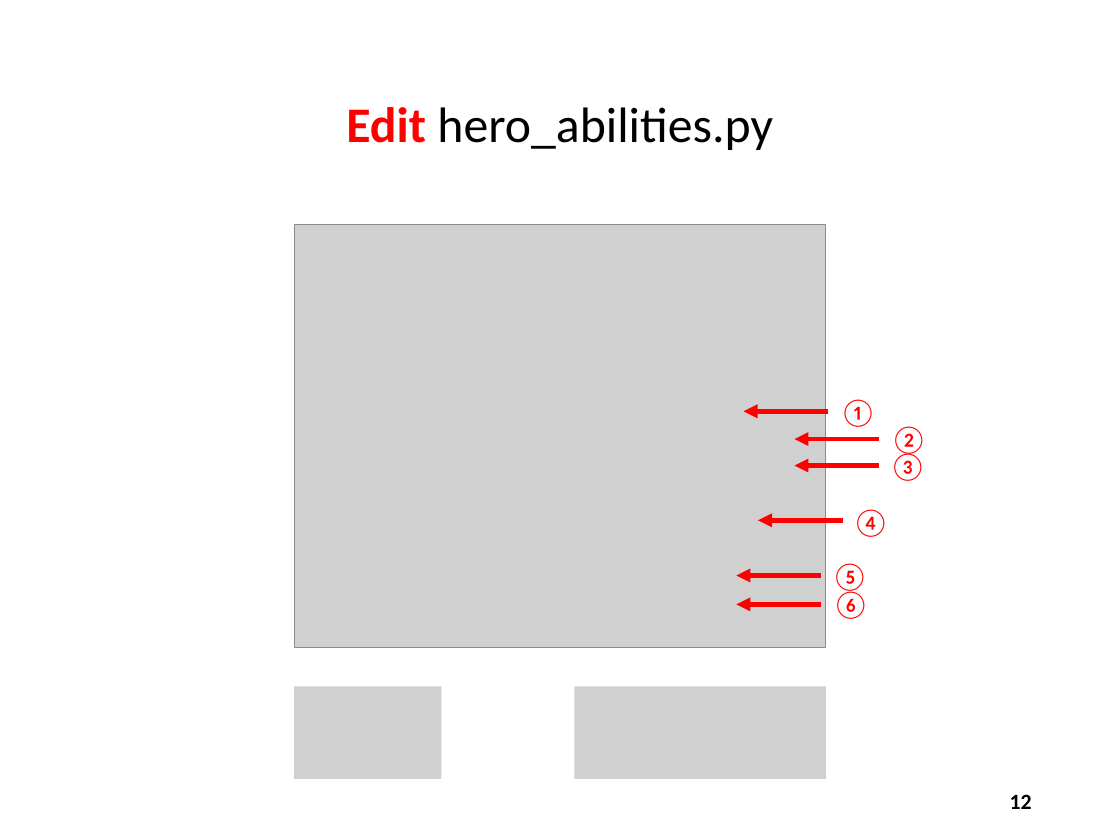
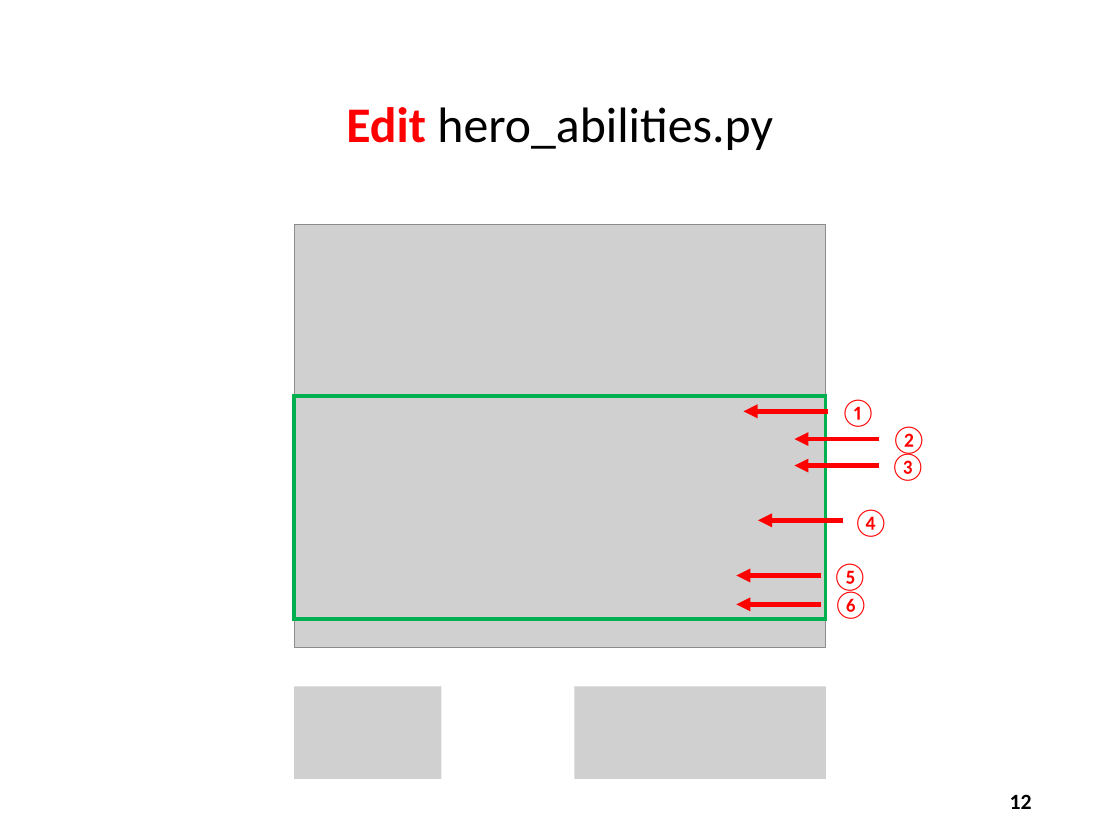
Before and after one commit to dbiersach/scicomp101, a slide deck: slide 12 of Session 07 - Probability and Statistics/Session 07 - Probability and Statistics.pptx. Drawn at 1120x840 pixels with LibreOffice and Linux fonts; fonts in the diff are those of the drawing; grey boxes stand for pictures. Boxes give left, top, right and bottom in pixels: in the first picture for what was removed or moved away, otherwise in the second. Text is boxed around its words. In the diff, an @@ line names an element or a change of style, - is before the commit and + after.

```diff
--- a/Session 07 - Probability and Statistics/Session 07 - Probability and Statistics.pptx
+++ b/Session 07 - Probability and Statistics/Session 07 - Probability and Statistics.pptx
@@ rectangle added at (x1=295, y1=396, x2=827, y2=619), outline #00B050 2.25 pt @@
```
Also in this commit, not shown: 9 other slides changed, 1 slide added, 7 other files.
